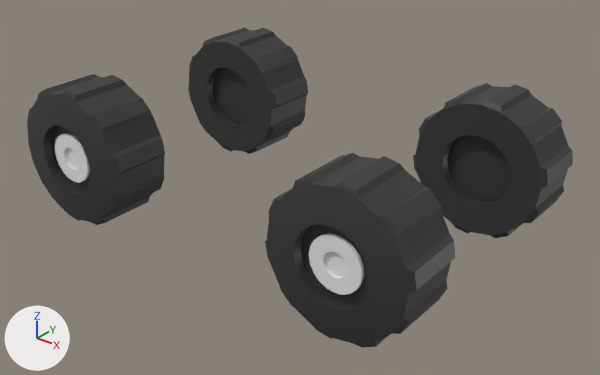
The glTF model src/models/car/wheel.glb as it was, and as the next commit left it.
The view is the same before and after, from a 50 mm camera at (1.753, -2.037, 1.392) aimed at (0.14, -0.021, 0.142). The lights are fixed; the arrows at lower left show +X, +Y and +Z.

Names of what the first picture shows: 'shadeBlack_001', 'shadeBlack_003', 'shadeBlack_017', 'shadeBlack_018', 'shadeWhite_011', 'shadeWhite_012'.
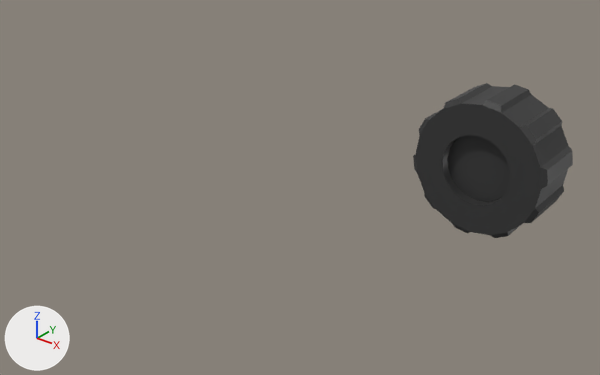
What differs and where, as boxes [x1, y1, x2, y2] in the pictures (600 x 375 px):
'shadeBlack_017', deleted (black): before [265, 153, 455, 347]
'shadeBlack_018', deleted (black): before [27, 74, 165, 225]
'shadeBlack_003', deleted (black): before [188, 28, 308, 154]
'shadeWhite_011', deleted: before [309, 233, 364, 295]
'shadeWhite_012', deleted: before [55, 133, 90, 183]

Edits to the bpy script that builds the scene:
```text
Remove ob_shadeblack_003:
    ob_shadeblack_003 = bpy.data.objects.new('shadeBlack_003', me_cylinder_002)
    ob_shadeblack_003.location = (-0.472, 0.389, 0.248)
    ob_shadeblack_003.rotation_euler = (-1.49, 1.559, 0.0872)  # degrees (-85, 89, 5)
    ob_shadeblack_003.scale = (0.445, 0.445, 0.445)
Remove ob_shadeblack_017:
    ob_shadeblack_017 = bpy.data.objects.new('shadeBlack_017', me_cylinder_002)
    ob_shadeblack_017.location = (0.641, -0.392, 0.248)
    ob_shadeblack_017.rotation_euler = (-1.652, -1.582, 0.0872)  # degrees (-95, -91, 5)
    ob_shadeblack_017.scale = (-0.445, -0.445, -0.445)
Remove ob_shadewhite_011:
    ob_shadewhite_011 = bpy.data.objects.new('shadeWhite_011', me_cylinder_000)
    ob_shadewhite_011.location = (0.641, -0.392, 0.248)
    ob_shadewhite_011.rotation_euler = (-1.652, -1.582, 0.0872)  # degrees (-95, -91, 5)
    ob_shadewhite_011.scale = (-0.445, -0.445, -0.445)
Remove ob_shadeblack_018:
    ob_shadeblack_018 = bpy.data.objects.new('shadeBlack_018', me_cylinder_002)
    ob_shadeblack_018.location = (-0.472, -0.392, 0.248)
    ob_shadeblack_018.rotation_euler = (-1.652, -1.582, 0.0872)  # degrees (-95, -91, 5)
    ob_shadeblack_018.scale = (-0.445, -0.445, -0.445)
Remove ob_shadewhite_012:
    ob_shadewhite_012 = bpy.data.objects.new('shadeWhite_012', me_cylinder_000)
    ob_shadewhite_012.location = (-0.472, -0.392, 0.248)
    ob_shadewhite_012.rotation_euler = (-1.652, -1.582, 0.0872)  # degrees (-95, -91, 5)
    ob_shadewhite_012.scale = (-0.445, -0.445, -0.445)
```
